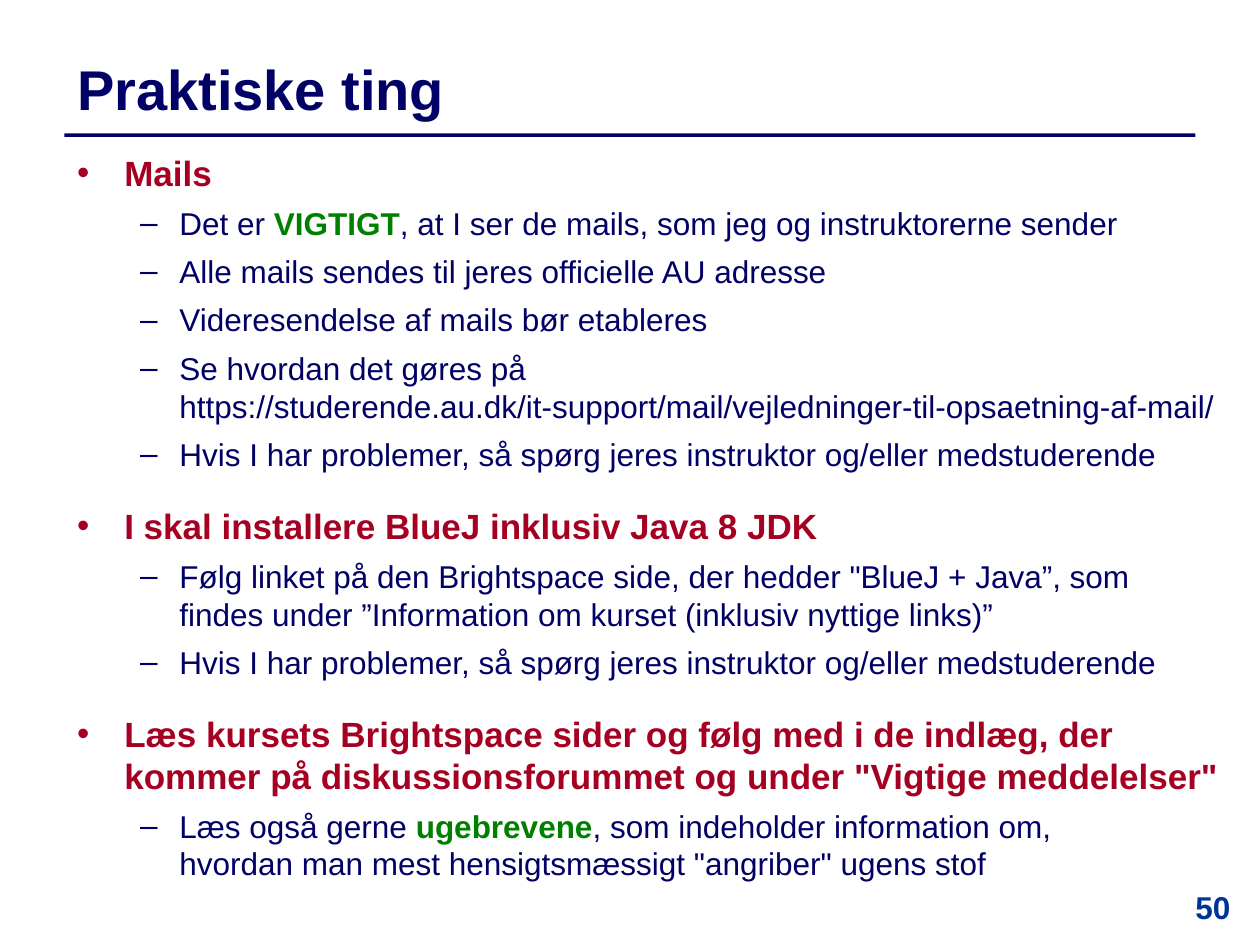
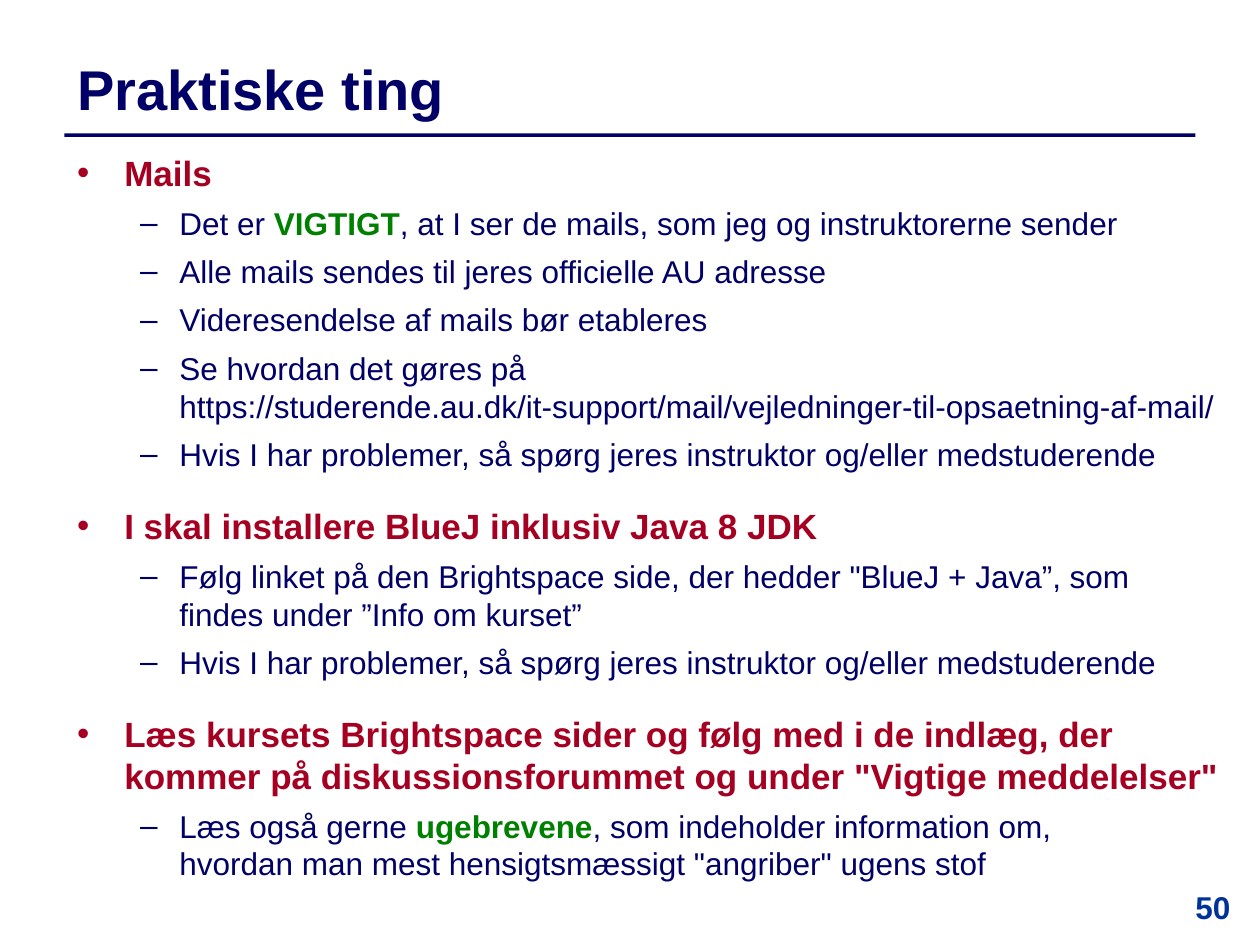
Before and after one commit to IntProgAU/Materiale, a slide deck: slide 50 of web/e23/uge_1a/Slides-Uge1-Mandag.pptx. Drawn at 1260x945 pixels with LibreOffice and Linux fonts; fonts in the diff are those of the drawing. Boxes give left, top, right and bottom in pixels: in the first picture for what was removed or moved away, otherwise in the second. Text is boxed around its words. In the diff, an @@ line names an element or a change of style, - is before the commit and + after.

```diff
--- a/web/e23/uge_1a/Slides-Uge1-Mandag.pptx
+++ b/web/e23/uge_1a/Slides-Uge1-Mandag.pptx
@@ text at box(179, 563, 1129, 627): text changed @@
-  – Følg linket på den Brightspace side, der hedder "BlueJ + Java”, som findes under ”Information om kurset (inklusiv nyttige links)”
+  – Følg linket på den Brightspace side, der hedder "BlueJ + Java”, som findes under ”Info om kurset”
```
Also in this commit, not shown: 5 other slides changed, 1 other file.
